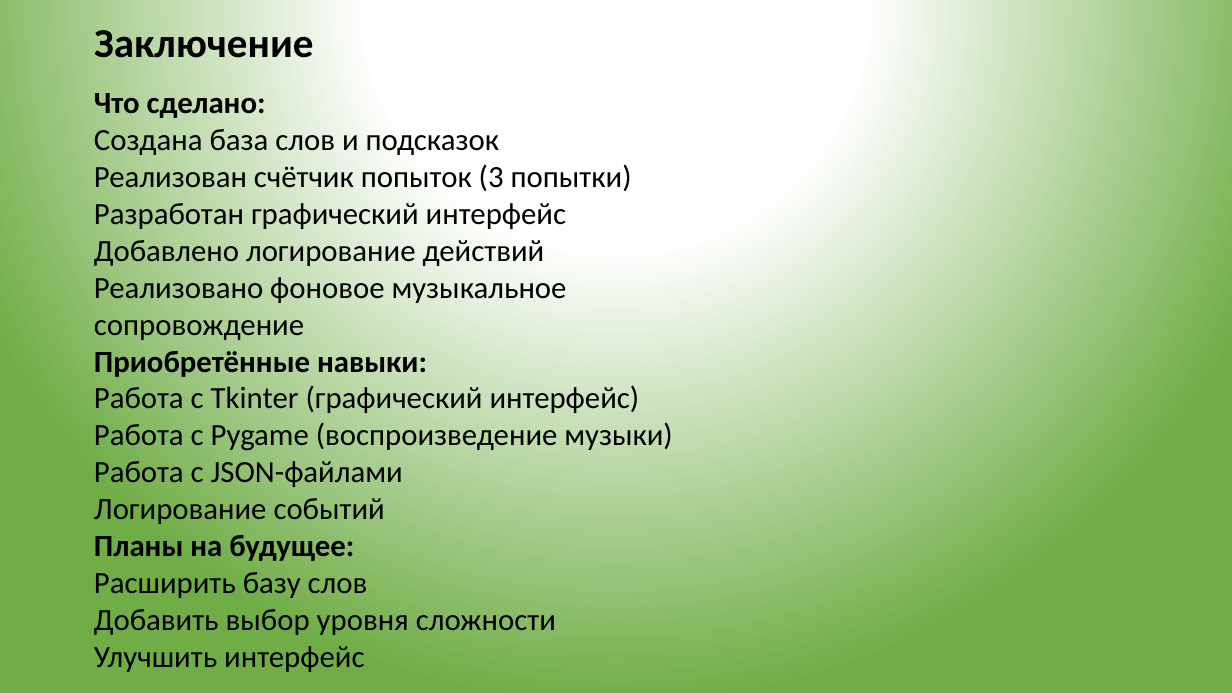
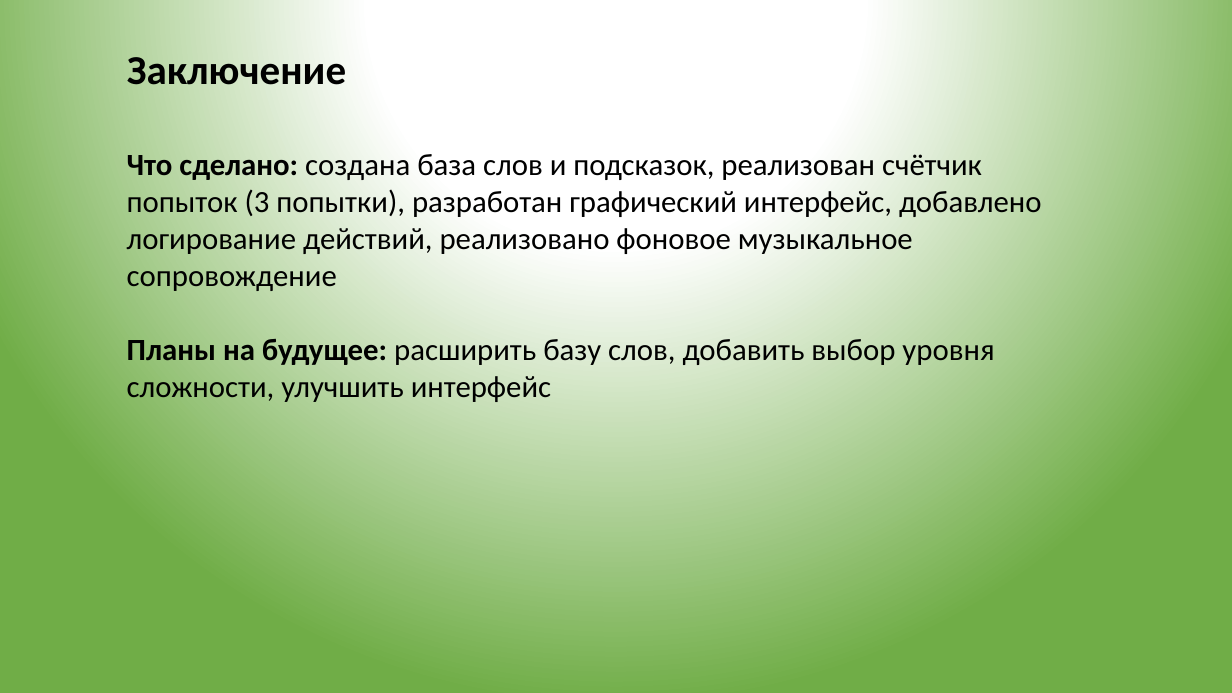
Before and after one commit to venterrsst/App-project, a slide deck: slide 8 of Проект_ОП03_Федоткина.pptx. Drawn at 1232x693 pixels with LibreOffice and Linux fonts; fonts in the diff are those of the drawing. Boxes give left, top, right and bottom in pixels: in the first picture for what was removed or moved away, otherwise in the second. Text is boxed around its words. In the diff, an @@ line names an element or a change of style, - is before the commit and + after.

```diff
--- a/Проект_ОП03_Федоткина.pptx
+++ b/Проект_ОП03_Федоткина.pptx
@@ title "Заключение": place and size @@
-title "Заключение" at (94, 24, 313, 68)
+title "Заключение" at (127, 51, 346, 95)
@@ text at (127, 154, 1041, 402): text changed @@
-Что сделано:
-Создана база слов и подсказок
-Реализован счётчик попыток (3 попытки)
-Разработан графический интерфейс
-Добавлено логирование действий
-Реализовано фоновое музыкальное сопровождение
-Приобретённые навыки:
-Работа с Tkinter (графический интерфейс)
-Работа с Pygame (воспроизведение музыки)
-Работа с JSON-файлами
-Логирование событий
-Планы на будущее:
-Расширить базу слов
-Добавить выбор уровня сложности
-Улучшить интерфейс
+Что сделано: создана база слов и подсказок, реализован счётчик попыток (3 попытки), разработан графический интерфейс, добавлено логирование действий, реализовано фоновое музыкальное сопровождение
+Планы на будущее: расширить базу слов, добавить выбор уровня сложности, улучшить интерфейс
```
Also in this commit, not shown: 5 other slides changed, 2 slides added, 2 slides removed, 1 other file.
